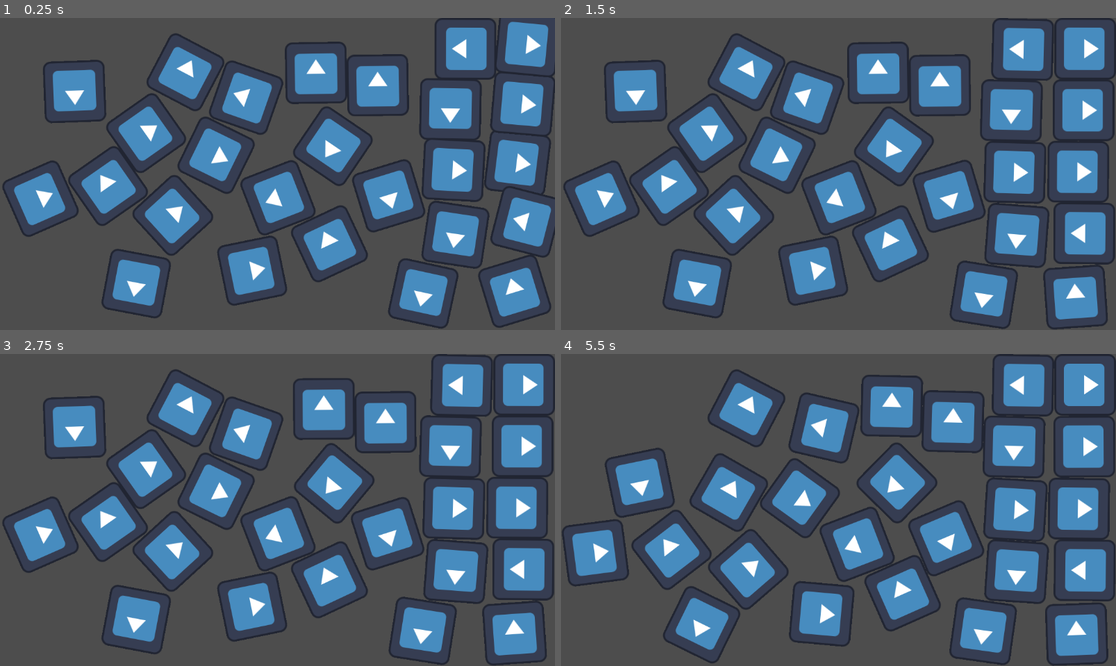
Above: before the commit, frames 1-4 (two rows, left to right).
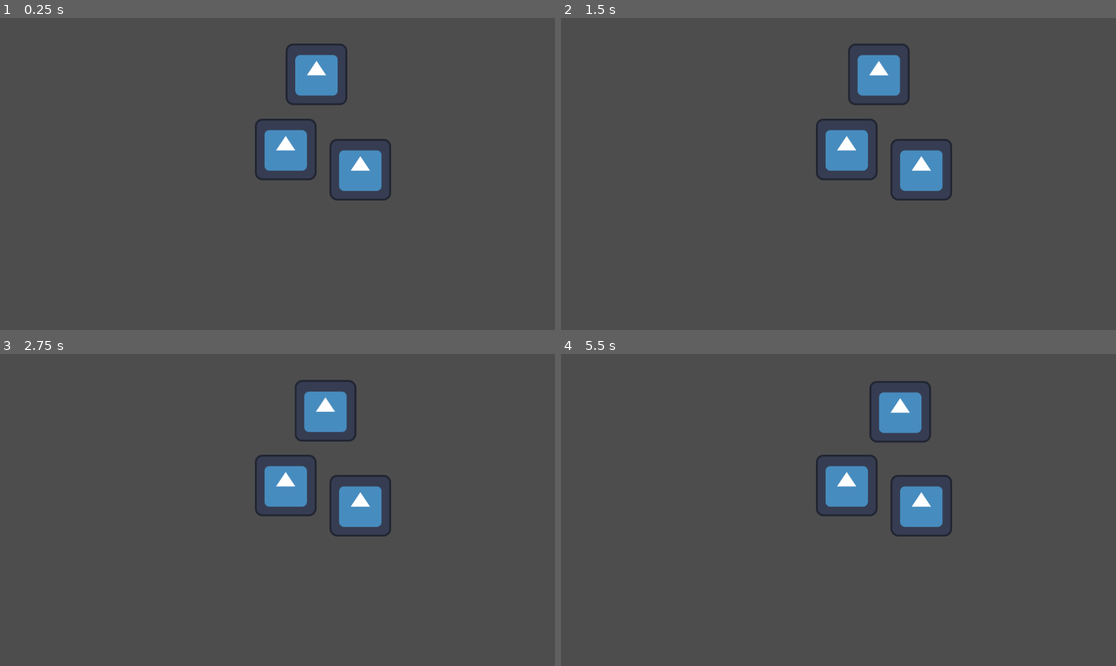
Above: after the commit, the same moments.

Repository: felicaamiko/capstone-p2
Game: Godot game, scene res://arena2.tscn
Same seed, same stepped clock (60 frames per second), same inputs: the game is played once before the commit and once after it. The engine's default icon, where the game draws it, is replaced by a stand-in: a white triangle on a blue panel in a dark square.
Inputs (mouse positions are in pixels of both pictures, inside the frame that each line leads up to):
- Up to frame 1 (0.25 s): no input
- Up to frame 2 (1.5 s): move the mouse to (744, 71) at 0.52 s; press the mouse at (744, 71) at 0.53 s; tap Enter at 1.25 s; move the mouse to (877, 74) at 1.27 s; release the mouse at (877, 74) at 1.28 s; click (877, 74) at 1.35 s
- Up to frame 3 (2.75 s): move the mouse to (38, 534) at 2.02 s; press the mouse at (38, 534) at 2.03 s
- Up to frame 4 (5.5 s): move the mouse to (633, 428) at 2.77 s; release the mouse at (633, 428) at 2.78 s; click (633, 428) at 2.85 s; move the mouse to (672, 528) at 3.52 s; press the mouse at (672, 528) at 3.53 s; move the mouse to (716, 481) at 4.27 s; release the mouse at (716, 481) at 4.28 s; click (716, 481) at 4.35 s; move the mouse to (699, 625) at 5.02 s; press the mouse at (699, 625) at 5.03 s

The runs differ from the first frame. In frame 1, 34% of the frame differs, in the area x 0-100%, y 0-100%; in frame 2, 34%; in frame 3, 35%; in frame 4, 35%.

Commit message:
WORKS but feels bad

Diff:
--- a/arena2.tscn
+++ b/arena2.tscn
@@ -14,73 +14,4 @@
 [node name="RigidBody2D3" parent="." instance=ExtResource("1_qjk2o")]
 position = Vector2(748, 315)
 
-[node name="RigidBody2D4" parent="." instance=ExtResource("1_qjk2o")]
-position = Vector2(748, 315)
-
-[node name="RigidBody2D5" parent="." instance=ExtResource("1_qjk2o")]
-position = Vector2(748, 315)
-
-[node name="RigidBody2D6" parent="." instance=ExtResource("1_qjk2o")]
-position = Vector2(748, 315)
-
-[node name="RigidBody2D7" parent="." instance=ExtResource("1_qjk2o")]
-position = Vector2(748, 315)
-
-[node name="RigidBody2D8" parent="." instance=ExtResource("1_qjk2o")]
-position = Vector2(748, 315)
-
-[node name="RigidBody2D9" parent="." instance=ExtResource("1_qjk2o")]
-position = Vector2(748, 315)
-
-[node name="RigidBody2D10" parent="." instance=ExtResource("1_qjk2o")]
-position = Vector2(748, 315)
-
-[node name="RigidBody2D11" parent="." instance=ExtResource("1_qjk2o")]
-position = Vector2(748, 315)
-
-[node name="RigidBody2D12" parent="." instance=ExtResource("1_qjk2o")]
-position = Vector2(748, 315)
-
-[node name="RigidBody2D13" parent="." instance=ExtResource("1_qjk2o")]
-position = Vector2(748, 315)
-
-[node name="RigidBody2D14" parent="." instance=ExtResource("1_qjk2o")]
-position = Vector2(748, 315)
-
-[node name="RigidBody2D15" parent="." instance=ExtResource("1_qjk2o")]
-position = Vector2(748, 315)
-
-[node name="RigidBody2D16" parent="." instance=ExtResource("1_qjk2o")]
-position = Vector2(748, 315)
-
-[node name="RigidBody2D17" parent="." instance=ExtResource("1_qjk2o")]
-position = Vector2(748, 315)
-
-[node name="RigidBody2D18" parent="." instance=ExtResource("1_qjk2o")]
-position = Vector2(748, 315)
-
-[node name="RigidBody2D19" parent="." instance=ExtResource("1_qjk2o")]
-position = Vector2(748, 315)
-
-[node name="RigidBody2D20" parent="." instance=ExtResource("1_qjk2o")]
-position = Vector2(748, 315)
-
-[node name="RigidBody2D21" parent="." instance=ExtResource("1_qjk2o")]
-position = Vector2(748, 315)
-
-[node name="RigidBody2D22" parent="." instance=ExtResource("1_qjk2o")]
-position = Vector2(748, 315)
-
-[node name="RigidBody2D23" parent="." instance=ExtResource("1_qjk2o")]
-position = Vector2(748, 315)
-
-[node name="RigidBody2D24" parent="." instance=ExtResource("1_qjk2o")]
-position = Vector2(748, 315)
-
-[node name="RigidBody2D25" parent="." instance=ExtResource("1_qjk2o")]
-position = Vector2(748, 315)
-
-[node name="RigidBody2D26" parent="." instance=ExtResource("1_qjk2o")]
-position = Vector2(748, 315)
-
 [node name="StaticBody2D" parent="." instance=ExtResource("2_tmxee")]
--- a/rigid_body_2d.gd
+++ b/rigid_body_2d.gd
@@ -28,10 +28,11 @@
 	prevmousepos = mousepos
 	mousepos = get_global_mouse_position()
 	lastvector = (mousepos-prevmousepos)
-	print_debug(lastvector.x)
+	#print_debug(lastvector.x)
 	sqrtsenslastvector = Vector2(sqrt(abs(lastvector.x)) * horizdir, sqrt(abs(lastvector.y)) * vertdir) * sensitivity
 	if (isHovered and Input.is_action_pressed("click") and firstframe == true):#held down first frame
 		apply_force(sqrtsenslastvector, Vector2(0,0))
+		print_debug(transform.get_rotation())#rotation is in radians
 		#apply_impulse(lastvector, position)
 		untilsixty += 1
 		#if (untilsixty > 60):
